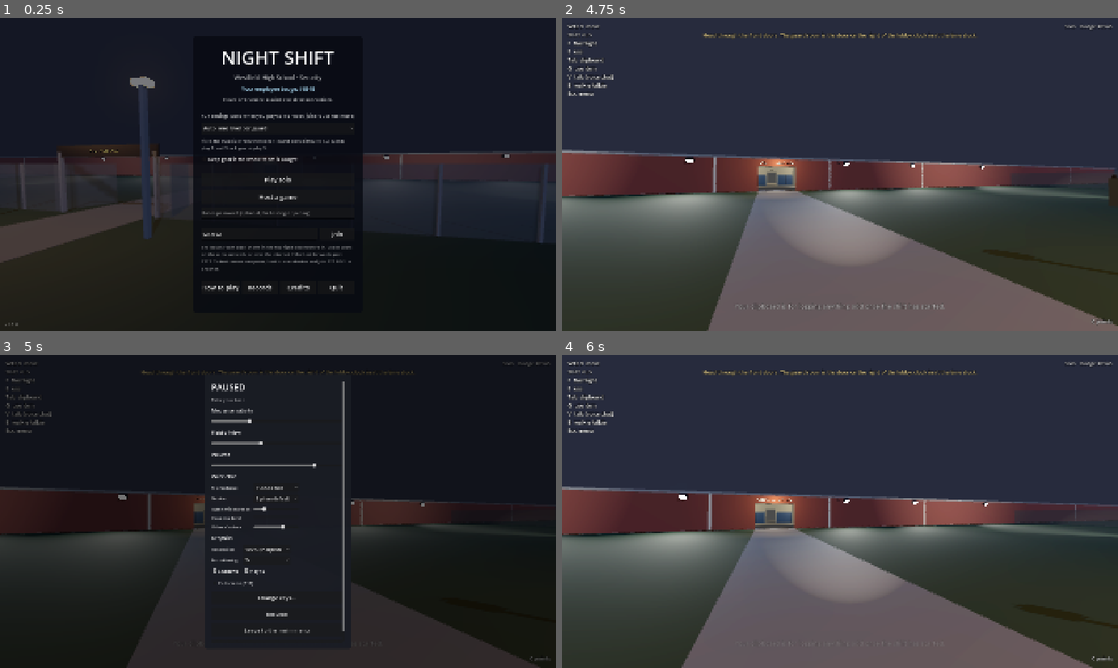
Above: before the commit, frames 1-4 (two rows, left to right).
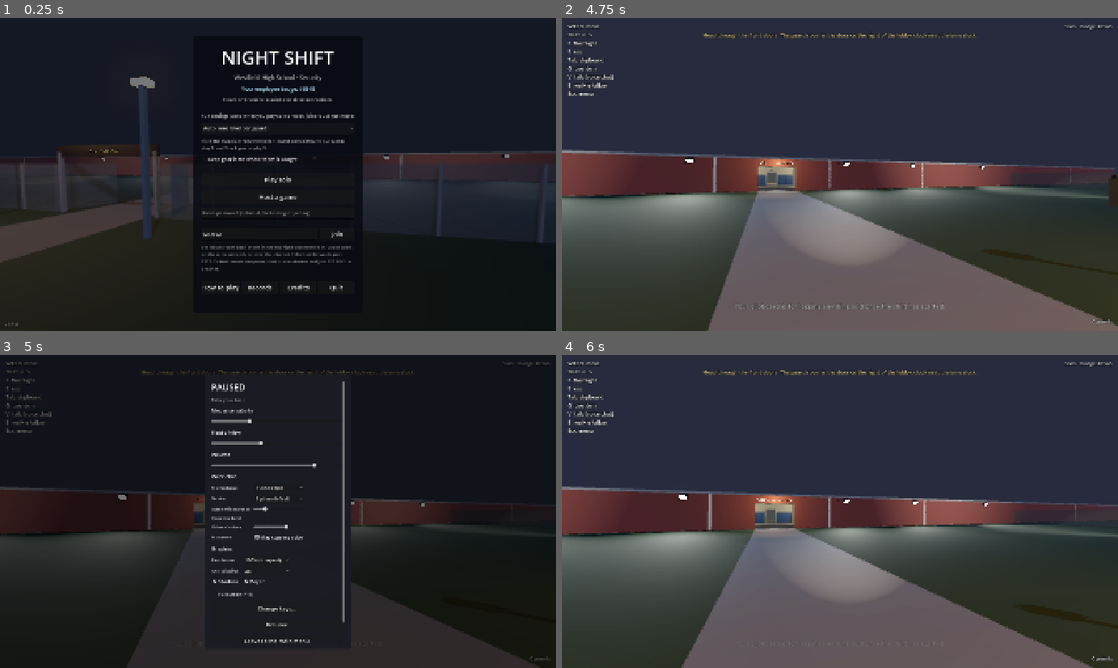
Above: after the commit, the same moments.

Repository: Travis700/Game
Game: Godot game, scene res://scenes/main.tscn
Two runs of this game, one before a commit and one after it. Both use one fixed random seed, a clock stepped at 60 frames per second and the inputs below.
Inputs (mouse positions are in pixels of both pictures, inside the frame that each line leads up to):
- Up to frame 1 (0.25 s): no input
- Up to frame 2 (4.75 s): click "Play solo" at 0.5 s; tap Enter at 1.25 s; move the mouse to (867, 174) at 1.27 s; hold Tab (clipboard) 1.28-2.03 s; hold W (move_forward) from 1.28 s (still down); click (867, 174) at 1.42 s; move the mouse to (812, 174) at 2.02 s; tap R (compare) at 2.1 s; move the mouse to (851, 168) at 2.77 s; hold F (flashlight) 2.78-3.53 s; move the mouse to (834, 180) at 3.52 s; tap E (interact) at 3.6 s; click (834, 180) at 3.67 s; move the mouse to (878, 177) at 4.27 s; tap 1 (monitor_1) at 4.35 s
- Up to frame 3 (5 s): keep holding W (move_forward); tap Escape (pause) at 4.9 s
- Up to frame 4 (6 s): release W (move_forward) at 5 s; click (840, 536) at 5 s, where only the run after the commit has a clickable "May copy my voice"; click "Resume" at 5.75 s

Frames 1-2 are identical in both runs. In frame 3, 0.9% of the frame differs, in the area x 38-62%, y 42-92%; in frame 4, nothing differs.

Commit message:
The Understudy says back things the guards said, in their voices
The host keeps the last few lines each guard said in memory (never saved), and the Understudy
replays one, slightly detuned, from where it stands, preferably a teammate's voice so it sounds
like them calling from behind. Players can opt out in the Esc menu.

Co-Authored-By: Claude Opus 5.5 <noreply@anthropic.com>
Claude-Session: https://claude.ai/code/session_015YKvNgaJwTwAVL8wj2PRTQ

Diff:
--- a/scripts/field_guide.gd
+++ b/scripts/field_guide.gd
@@ -94,7 +94,7 @@
 	},
 	"Understudy": {
 		"name": "the Understudy", "where": "Science wing",
-		"signs": "An extra guard with no face behind the visor, following one of you around.",
+		"signs": "An extra guard with no face behind the visor, following one of you around. It talks in your teammates' voices.",
 		"rule": "Keep moving. Spot the extra guard on the cameras and log it as a Monster.",
 		"rumour": "Count the guards on the cameras. Then count them again.",
 	},
--- a/scripts/how_to_play.gd
+++ b/scripts/how_to_play.gd
@@ -9,7 +9,7 @@
 	["Power cuts", "From night 2 the power goes out now and then. The lights die, the cameras show NO POWER and the vendin …(231 unchanged characters)…
 	["Logging what you see", "Press Tab for your clipboard. Pick the area and what you saw:\n• Moved object: something isn …(611 unchanged characters)…
 	["Staying alive", "Every monster has its own rules, and its own way to beat it: some hate running, light or being watc …(431 unchanged characters)…
-	["Voice chat", "Hold V to talk (or switch to an open mic in …(467 unchanged characters)… s radio, and monsters near them hear it."],
+	["Voice chat", "Hold V to talk (or switch to an open mic in …(467 unchanged characters)… s radio, and monsters near them hear it.\n\nSomething in the science wing learns your lines. If a teammate's voice comes from somewhere they shouldn't be, it isn't them. (Esc menu: untick \"May copy my voice\" to opt out. Nothing is recorded to disk.)"],
 	["Difficulty", "Difficulty sets how much of the school is open. 1 is the main building. 2 adds the classroom wing, 3 the science wing too, each with its own monsters and cameras. Auto picks one level per guard."],
 	["Controls", "WASD move · Shift run · Mouse look · F flashlight · E use · Tab clipboard · G use the item you're carryi …(188 unchanged characters)…
 ]
--- a/scripts/main.gd
+++ b/scripts/main.gd
@@ -172,6 +172,7 @@
 	voice = VoiceChat.new()
 	voice.name = "Voice"
 	voice.director = director
+	director.voice = voice
 	add_child(voice)
 
 	dread = Dread.new()
--- a/scripts/monster_director.gd
+++ b/scripts/monster_director.gd
@@ -62,6 +62,8 @@
 var school: SchoolBuilder
 var portrait: SelfPortrait
 var career: Career
+## Voice chat, so the Understudy can copy what guards said. Host only.
+var voice: VoiceChat
 
 var night_number := 1
 ## Tonight's difficulty: which wings are open. Monsters only come from open areas.
--- a/scripts/monsters/understudy.gd
+++ b/scripts/monsters/understudy.gd
@@ -6,6 +6,9 @@
 ## Keep moving. If the guard it's following stands still where it can see them for a few
 ## seconds, it steps in to take over the role. On the cameras it's an extra guard who shouldn't
 ## be there: log it as a Monster and it takes a bow and leaves.
+##
+## It has learned your lines, too. Now and then, from a little way off, it says something one of
+## the guards said earlier tonight, in their voice (players can turn this off in the Esc menu).
 
 const FOLLOW_DISTANCE := 7.0
 const FOLLOW_SPEED := 3.6
@@ -15,12 +18,16 @@
 const STILL_SECONDS := 4.0
 const STEP_IN_SECONDS := 4.0
 const STILL_SPEED := 0.3
+## Real seconds between its lines, and how far from the guard it's following it has to be.
+const LINE_EVERY := Vector2(25.0, 60.0)
+const LINE_MIN_DISTANCE := 4.0
 
 var _target: Guard
 var _still_for := 0.0
 var _warned := false
 var _step_left := 0.0
 var _uniform: StandardMaterial3D
+var _next_line := randf_range(10.0, 25.0)
 
 
 func _init() -> void:
@@ -48,6 +55,9 @@
 	else:
 		halt()
 		face(_target.global_position - global_position)
+	_next_line -= delta
+	if _next_line <= 0.0 and distance > LINE_MIN_DISTANCE:
+		_next_line = randf_range(LINE_EVERY.x, LINE_EVERY.y) if _say_a_line() else 5.0
 	var watching := distance < SIGHT_RANGE and director.can_see(eye_position(), _target)
 	# Standing still is fair when the Crossing Guard's sign is up, and a guard sitting at a
 	# desk is working, not standing about.
@@ -72,6 +82,22 @@
 		state = "follow%d" % _target.slot
 		return
 	catch_nearby()
+
+
+## Says something a guard said earlier, in their voice: preferably a teammate of the guard it's
+## following, so it sounds like them calling from behind. False if it has nothing to say yet.
+func _say_a_line() -> bool:
+	if director.voice == null:
+		return false
+	var voices: Array[int] = []
+	for guard in director.living_guards():
+		if guard != _target and director.voice.has_lines(guard.name.to_int()):
+			voices.append(guard.name.to_int())
+	if voices.is_empty() and director.voice.has_lines(_target.name.to_int()):
+		voices.append(_target.name.to_int())
+	if voices.is_empty():
+		return false
+	return director.voice.mimic(self, voices.pick_random())
 
 
 func _pick_target() -> Guard:
--- a/scripts/pause_menu.gd
+++ b/scripts/pause_menu.gd
@@ -129,6 +129,15 @@
 	var others := _slider(0.0, 1.5, Profile.voice_volume)
 	others.value_changed.connect(func(value: float) -> void: Profile.voice_volume = value)
 	voice_grid.add_child(others)
+	voice_grid.add_child(_small("Monsters"))
+	var mimic := CheckBox.new()
+	mimic.text = "May copy my voice"
+	mimic.button_pressed = Profile.voice_mimic
+	mimic.toggled.connect(func(on: bool) -> void:
+		Profile.voice_mimic = on
+		if voice:
+			voice.send_mimic_consent())
+	voice_grid.add_child(mimic)
 
 	column.add_child(_label("Graphics"))
 	var graphics := GridContainer.new()
--- a/scripts/profile.gd
+++ b/scripts/profile.gd
@@ -24,6 +24,8 @@
 var voice_volume := 1.0
 ## Which microphone ("" for the system default).
 var mic_device := ""
+## Whether the Understudy may say back things you said (kept only in the host's memory).
+var voice_mimic := true
 
 ## Lights that cast shadows (the moon, flashlights), switched by the Shadows setting.
 const SHADOW_LIGHTS := "shadow_lights"
@@ -44,6 +46,7 @@
 		mic_threshold = config.get_value("voice", "threshold", 0.12)
 		voice_volume = config.get_value("voice", "volume", 1.0)
 		mic_device = config.get_value("voice", "device", "")
+		voice_mimic = config.get_value("voice", "mimic", true)
 	apply_volume()
 	if employee_number < 1000:
 		employee_number = randi_range(1000, 9999)
@@ -73,6 +76,7 @@
 	config.set_value("voice", "threshold", mic_threshold)
 	config.set_value("voice", "volume", voice_volume)
 	config.set_value("voice", "device", mic_device)
+	config.set_value("voice", "mimic", voice_mimic)
 	config.save(PATH)
 
 
--- a/scripts/voice_chat.gd
+++ b/scripts/voice_chat.gd
@@ -22,6 +22,15 @@
 const HEARING_RANGE := 26.0
 ## Network channel for voice, so it never holds up the game's own messages.
 const CHANNEL := 2
+## The Understudy's lines go on their own channel: they're big, and must arrive whole.
+const MIMIC_CHANNEL := 3
+## The Understudy's lines: the host keeps the last few things each guard said, in memory only
+## (never saved), so it can say them back. A pause this long (seconds) ends a line; lines are
+## kept between these lengths (bytes: one per sample at VOICE_RATE).
+const LINE_GAP := 0.5
+const LINE_MIN_BYTES := 8000
+const LINE_MAX_BYTES := 64000
+const LINES_KEPT := 6
 
 ## The local player's guard. Set by Main.
 var local_guard: Guard
@@ -56,6 +65,11 @@
 const PRIME_FRAMES := 960
 const MAX_QUEUED_FRAMES := 2400
 var _active := false
+## Host: peer id -> recent lines (PackedByteArray of mu-law samples), and the line being heard now.
+var _lines: Dictionary = {}
+var _taking: Dictionary = {}
+## Host: peers who've said monsters may not copy their voice.
+var _no_mimic: Dictionary = {}
 
 
 func _ready() -> void:
@@ -91,6 +105,8 @@
 ## Starts or stops listening to the microphone, e.g. when a session starts, or the setting changes.
 func set_active(on: bool) -> void:
 	_active = on and _profile_value("voice_mode", "push") != "off"
+	if on:
+		send_mimic_consent()
 	if _active and not _mic_player.playing and not test_input.is_valid():
 		var device: String = _profile_value("mic_device", "")
 		if device != "" and device in AudioServer.get_input_device_list():
@@ -173,7 +189,7 @@
 func _send(packet: PackedByteArray, loudness: float, radio: bool) -> void:
 	var me := multiplayer.get_unique_id()
 	if multiplayer.is_server():
-		_heard_by_host(me, loudness, radio)
+		_heard_by_host(me, loudness, radio, packet)
 	_voice.rpc(packet, loudness, radio)
 
 
@@ -182,7 +198,7 @@
 func _voice(packet: PackedByteArray, loudness: float, radio: bool) -> void:
 	var speaker := multiplayer.get_remote_sender_id()
 	if multiplayer.is_server():
-		_heard_by_host(speaker, loudness, radio)
+		_heard_by_host(speaker, loudness, radio, packet)
 	if radio and _hears_on_radio(speaker):
 		_play_radio(speaker, packet)
 	else:
@@ -191,10 +207,11 @@
 
 ## Host: tells the monsters who's talking and how loudly. A radio call also comes out of
 ## every other living guard's radio, and monsters near them hear that too.
-func _heard_by_host(speaker: int, loudness: float, radio: bool) -> void:
+func _heard_by_host(speaker: int, loudness: float, radio: bool, packet: PackedByteArray) -> void:
 	if director == null:
 		return
 	director.report_voice(speaker, loudness)
+	_record(speaker, packet)
 	if not radio:
 		return
 	var talker := director.guard_by_peer(speaker)
@@ -303,6 +320,106 @@
 		playback.push_frame(Vector2(sample, sample))
 
 
+# --- The Understudy's lines ----------------------------------------------------------------
+
+## Host: adds a packet to what this guard is saying now.
+func _record(speaker: int, packet: PackedByteArray) -> void:
+	if _no_mimic.has(speaker):
+		return
+	var now := Time.get_ticks_msec() / 1000.0
+	var take: Dictionary = _taking.get(speaker, {})
+	if take.is_empty() or now - float(take["last"]) > LINE_GAP or (take["data"] as PackedByteArray).size() >= LINE_MAX_BYTES:
+		_finish_line(speaker)
+		take = {"data": PackedByteArray(), "last": now}
+		_taking[speaker] = take
+	var data: PackedByteArray = take["data"]
+	data.append_array(packet)
+	take["data"] = data
+	take["last"] = now
+
+
+func _finish_line(speaker: int) -> void:
+	var take: Dictionary = _taking.get(speaker, {})
+	_taking.erase(speaker)
+	if take.is_empty() or (take["data"] as PackedByteArray).size() < LINE_MIN_BYTES:
+		return
+	var kept: Array = _lines.get_or_add(speaker, [])
+	kept.append(take["data"])
+	if kept.size() > LINES_KEPT:
+		kept.pop_front()
+
+
+## Host: something this guard said a while ago, or an empty array if there's nothing yet.
+func line_of(peer_id: int) -> PackedByteArray:
+	var take: Dictionary = _taking.get(peer_id, {})
+	if not take.is_empty() and Time.get_ticks_msec() / 1000.0 - float(take["last"]) > LINE_GAP:
+		_finish_line(peer_id)
+	var kept: Array = _lines.get(peer_id, [])
+	return kept.pick_random() if not kept.is_empty() else PackedByteArray()
+
+
+## Host: has this guard said anything it could copy?
+func has_lines(peer_id: int) -> bool:
+	return not line_of(peer_id).is_empty()
+
+
+## Host: `at` says something `peer_id` said, in their voice, for everyone nearby to hear.
+func mimic(at: Node3D, peer_id: int) -> bool:
+	var line := line_of(peer_id)
+	if line.is_empty():
+		return false
+	_mimic.rpc(at.get_path(), line)
+	return true
+
+
+@rpc("authority", "call_local", "reliable", MIMIC_CHANNEL)
+func _mimic(path: NodePath, line: PackedByteArray) -> void:
+	var speaker := get_node_or_null(path) as Node3D
+	if speaker == null:
+		return
+	var samples := _decode(line)
+	var data := PackedByteArray()
+	data.resize(samples.size() * 2)
+	for i in samples.size():
+		data.encode_s16(i * 2, int(clampf(samples[i], -1.0, 1.0) * 32767.0))
+	var wav := AudioStreamWAV.new()
+	wav.format = AudioStreamWAV.FORMAT_16_BITS
+	wav.mix_rate = VOICE_RATE
+	wav.data = data
+	var player := Sfx.play_at(speaker, wav, linear_to_db(maxf(float(_profile_value("voice_volume", 1.0)), 0.0001)), HEARING_RANGE)
+	if player:
+		player.position = Vector3(0, 1.6, 0)
+		player.unit_size = 4.0
+		# Not quite right.
+		player.pitch_scale = 0.94
+
+
+## Tells the host whether monsters may copy this player's voice (the Esc menu setting).
+func send_mimic_consent() -> void:
+	if multiplayer.multiplayer_peer == null or multiplayer.multiplayer_peer is OfflineMultiplayerPeer:
+		return
+	var allowed: bool = _profile_value("voice_mimic", true)
+	if multiplayer.is_server():
+		_mimic_consent(allowed)
+	else:
+		_mimic_consent.rpc_id(1, allowed)
+
+
+@rpc("any_peer", "call_remote", "reliable")
+func _mimic_consent(allowed: bool) -> void:
+	if not multiplayer.is_server():
+		return
+	var peer := multiplayer.get_remote_sender_id()
+	if peer == 0:
+		peer = multiplayer.get_unique_id()
+	if allowed:
+		_no_mimic.erase(peer)
+	else:
+		_no_mimic[peer] = true
+		_lines.erase(peer)
+		_taking.erase(peer)
+
+
 ## A player left: their voice players go too.
 func _forget_speaker(peer_id: int) -> void:
 	for table: Dictionary in [_voices, _radio_voices]:
@@ -312,6 +429,9 @@
 		table.erase(peer_id)
 	_radio_last_heard.erase(peer_id)
 	_last_packet.erase(peer_id)
+	_lines.erase(peer_id)
+	_taking.erase(peer_id)
+	_no_mimic.erase(peer_id)
 
 
 func players_guard(peer_id: int) -> Guard:
